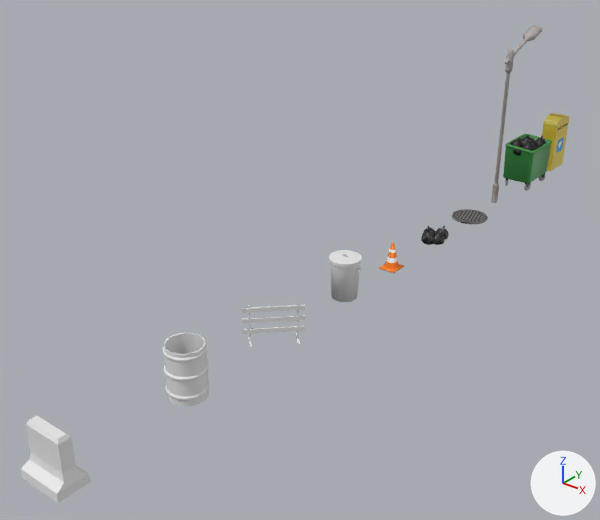
The FBX model LD46-DiscoViking/ld-46/Assets/Meshs/street_props_1.fbx, before and after one commit.
One viewpoint serves both versions: a 50 mm camera at (19.5, -46.7, 18.2) aimed at (-2.3, -19.4, 1.3). The lights are fixed; the arrows at lower right show +X, +Y and +Z. Vertices at the same position are counted once.

Before the edit, the objects in view are built like this:
```python
me_cube = bpy.data.meshes.new('Cube')
me_cube.from_pydata(...)  # 56 vertices, 42 faces; spans x -1.04..1.04, y -1.04..1.04, z -0.02..1.72
me_cube_002 = bpy.data.meshes.new('Cube.002')
me_cube_002.from_pydata(...)  # 24 vertices, 22 faces; spans x -0.96..0.96, y -0.65..0.65, z 0.01..2.14
me_cube_006 = bpy.data.meshes.new('Cube.006')
me_cube_006.from_pydata(...)  # 61 vertices, 58 faces; spans x -0.47..0.47, y -0.99..0.99, z -0.03..3.41
me_cube_006.materials.append(mat_material)  # picture img_street_props_1_base_color_png
me_cylinder_007 = bpy.data.meshes.new('Cylinder.007')
me_cylinder_007.from_pydata(...)  # 232 vertices, 196 faces; spans x -0.76..0.85, y -0.74..0.74, z -0.02..2.13
me_cylinder_008 = bpy.data.meshes.new('Cylinder.008')
me_cylinder_008.from_pydata(...)  # 512 vertices, 482 faces; spans x -0.83..0.83, y -0.83..0.83, z -0.02..2.22
ob_garbagebin2 = bpy.data.objects.new('GarbageBin2', me_cylinder_007)
ob_garbagebin2.location = (0.0, -19.0, 0.02)
ob_mailbox = bpy.data.objects.new('MailBox', me_cube_006)
ob_mailbox.location = (0.0, 4.0, 0.0)
ob_oilcan = bpy.data.objects.new('OilCan', me_cylinder_008)
ob_oilcan.location = (0.0, -29.0, 0.02)
ob_roadblock1 = bpy.data.objects.new('RoadBlock1', me_cube)
ob_roadblock1.location = (0.0, -24.0, 0.0)
ob_roadblock2 = bpy.data.objects.new('RoadBlock2', me_cube_002)
ob_roadblock2.location = (0.0, -35.0, -0.08)
# also in view: 'StreetLamp' at (0.0, -2.6, 4.8); 'GarbageBin' at (0.0, 0.0, 1.5)
```
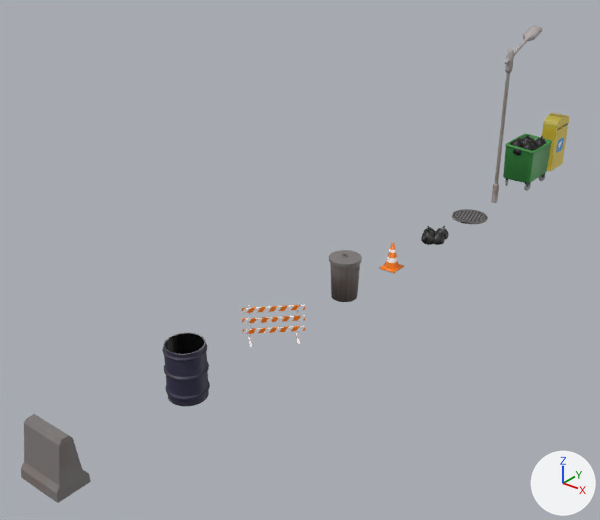
Boxes [x1, y1, x2, y2] around the edits, measured in the pictures (600 x 520 px; the box of a moved part takes in the faces that stretch with it):
'RoadBlock2', recoloured, reshaped, surface changed (white to grey)
    before: [21, 415, 91, 503]
    after: [21, 414, 91, 503]
'OilCan', recoloured, surface changed
    both: [162, 333, 210, 406]
'GarbageBin2', recoloured
    both: [329, 250, 362, 302]
'RoadBlock1', recoloured, surface changed (grey to orange)
    both: [242, 303, 305, 347]
part 1 of me_cube_002, moved or reshaped
    before: [21, 415, 89, 494]
    after: [21, 414, 89, 494]
part 2 of me_cube_002, surface changed
    both: [21, 469, 91, 503]

The change, as a diff of the scene's bpy script:
```diff
--- a/LD46-DiscoViking/ld-46/Assets/Meshs/street_props_1.fbx.py
+++ b/LD46-DiscoViking/ld-46/Assets/Meshs/street_props_1.fbx.py
@@ me_cube @@
 me_cube.from_pydata(...)  # 56 vertices, 42 faces; spans x -1.04..1.04, y -1.04..1.04, z -0.02..1.72
 # used by ob_roadblock1; location = (0.0, -24.0, 0.0)
+# me_cube part 4: texture (UV) coordinates of 42 of 42 faces, centred in x -1.01..1.01, y -1.01..1.01, z -0.02..1.72, changed; they spanned u 0.12..0.88, v 0.0..1.0 and now span u 0.07..0.69, v 0.54..0.95
+me_cube.materials.append(mat_material)  # picture img_street_props_1_base_color_png
@@ me_cylinder_008 @@
 me_cylinder_008.from_pydata(...)  # 512 vertices, 482 faces; spans x -0.83..0.83, y -0.83..0.83, z -0.02..2.22
 # used by ob_oilcan; location = (0.0, -29.0, 0.02)
+# me_cylinder_008 part 3: texture (UV) coordinates of 482 of 482 faces, centred in x -0.82..0.82, y -0.82..0.82, z -0.02..2.22, changed; they spanned u 0.46..0.5, v 0.4..0.45 and now span u 0.4..0.73, v 0.23..0.99
+me_cylinder_008.materials.append(mat_material)  # picture img_street_props_1_base_color_png
@@ me_cube_002 @@
 me_cube_002.from_pydata(...)  # 24 vertices, 22 faces; spans x -0.96..0.96, y -0.65..0.65, z 0.01..2.14
 # used by ob_roadblock2; location = (0.0, -35.0, -0.08)
+# me_cube_002 part 1: 16 of 24 vertices moved; they spanned x -0.91..0.91, y -0.29..0.29, z 0.57..2.14 and now span x -0.94..0.94, y -0.47..0.44, z 0.57..2.14; mean shift (0.0, -0.01, 0.0); largest move (-0.85, -0.25, 0.85) -> (-0.92, -0.43, 0.85)
+# me_cube_002 part 2: texture (UV) coordinates of 22 of 22 faces, centred in x -0.96..0.96, y -0.63..0.63, z 0.01..2.14, changed; they spanned u 0.12..0.88, v 0.0..1.0 and now span u 0.43..0.5, v 0.42..0.49
+me_cube_002.materials.append(mat_material)  # picture img_street_props_1_base_color_png
@@ me_cylinder_007 @@
 me_cylinder_007.from_pydata(...)  # 232 vertices, 196 faces; spans x -0.76..0.85, y -0.74..0.74, z -0.02..2.13
+me_cylinder_007.materials.append(mat_material)  # picture img_street_props_1_base_color_png
```
